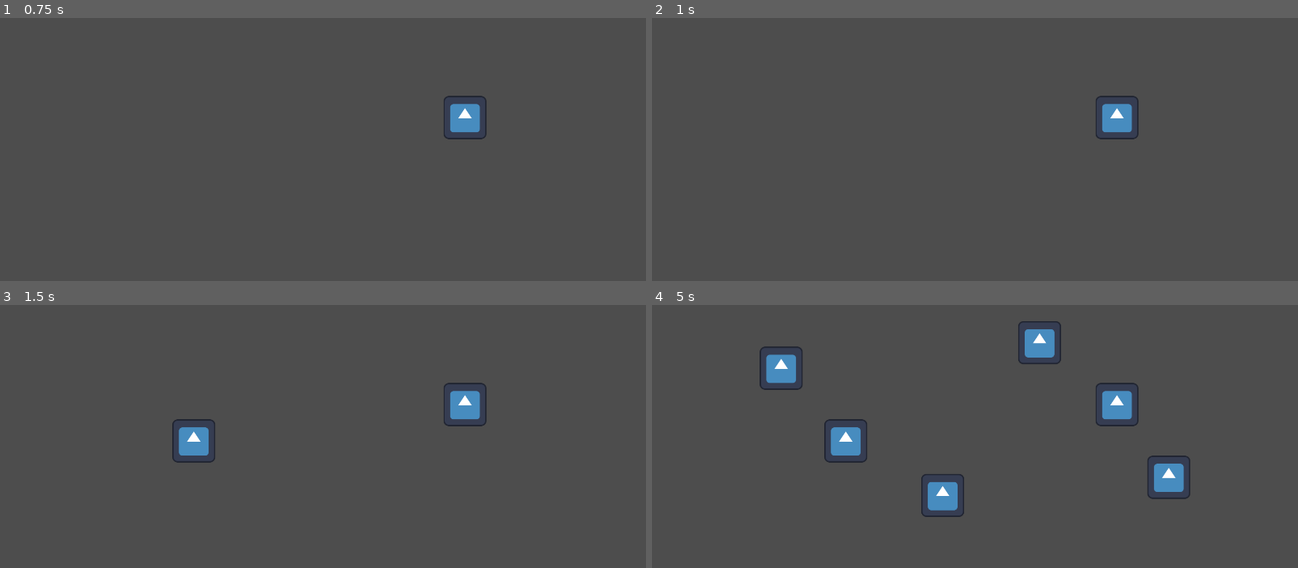
Above: before the commit, frames 1-4 (two rows, left to right).
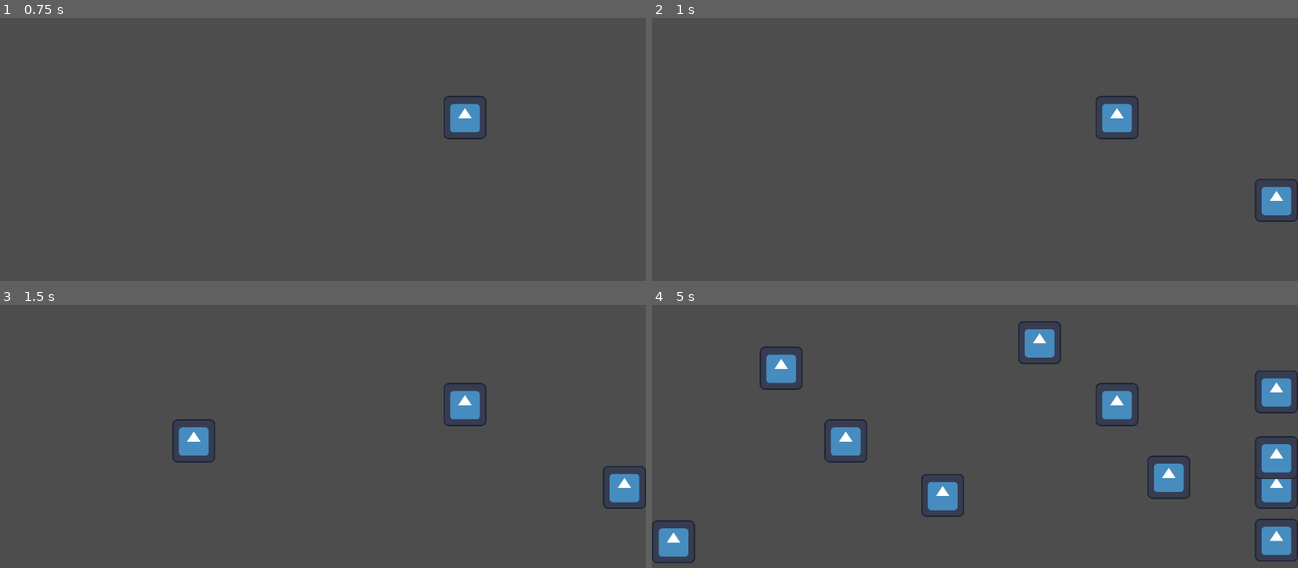
Above: after the commit, the same moments.

Repository: CrazyKamel/ggjMakeMeLaugh
Game: Godot game, scene res://main.tscn
The game is run twice, just before and just after one commit, with the same random seed, the same clock (stepped at 60 frames per second) and the same inputs. The engine's default icon, where the game draws it, is replaced by a stand-in: a white triangle on a blue panel in a dark square.
Inputs (mouse positions are in pixels of both pictures, inside the frame that each line leads up to):
- Up to frame 1 (0.75 s): tap Enter at 0.5 s; move the mouse to (465, 117) at 0.52 s; click (465, 117) at 0.67 s
- Up to frame 2 (1 s): no input
- Up to frame 3 (1.5 s): tap Space at 1.25 s; move the mouse to (193, 441) at 1.27 s; click (193, 441) at 1.42 s
- Up to frame 4 (5 s): move the mouse to (1039, 341) at 2.02 s; click (1039, 341) at 2.17 s; tap Enter at 2.75, 4.25 s; move the mouse to (942, 494) at 2.77 s; click (942, 494) at 2.92 s; tap Space at 3.5 s; move the mouse to (1168, 475) at 3.52 s; click (1168, 475) at 3.67 s; move the mouse to (781, 368) at 4.27 s; click (781, 368) at 4.42 s

Frame 1 is identical in both runs. In frame 2, 0.6% of the frame differs, in the area x 93-100%, y 61-78%; in frame 3, 0.6%; in frame 4, 3.1%, in the area x 0-100%, y 24-99%.

Commit message:
Random spawn on borders

Diff:
--- a/main.gd
+++ b/main.gd
@@ -17,15 +17,17 @@
 	print("Spawned at ", pos)
 
 func _timeout() -> void:
-	var x = rng.randi_range(messWidth/2, get_window().size.x - messWidth/2)
+	var border = rng.randi_range(0,1)
 	var y = rng.randi_range(messHeight/2, get_window().size.y - messHeight/2)
+
+	var x = messWidth/2 if border == 0 else get_window().size.x - messWidth/2
 
 	inst(Vector2(x,y))
 
 func _init():
 	var timer = Timer.new()
 	add_child(timer)
-	timer.autostart = false
+	timer.autostart = true
 	timer.one_shot = false
 	timer.wait_time = 1
 	timer.connect("timeout", self._timeout)
